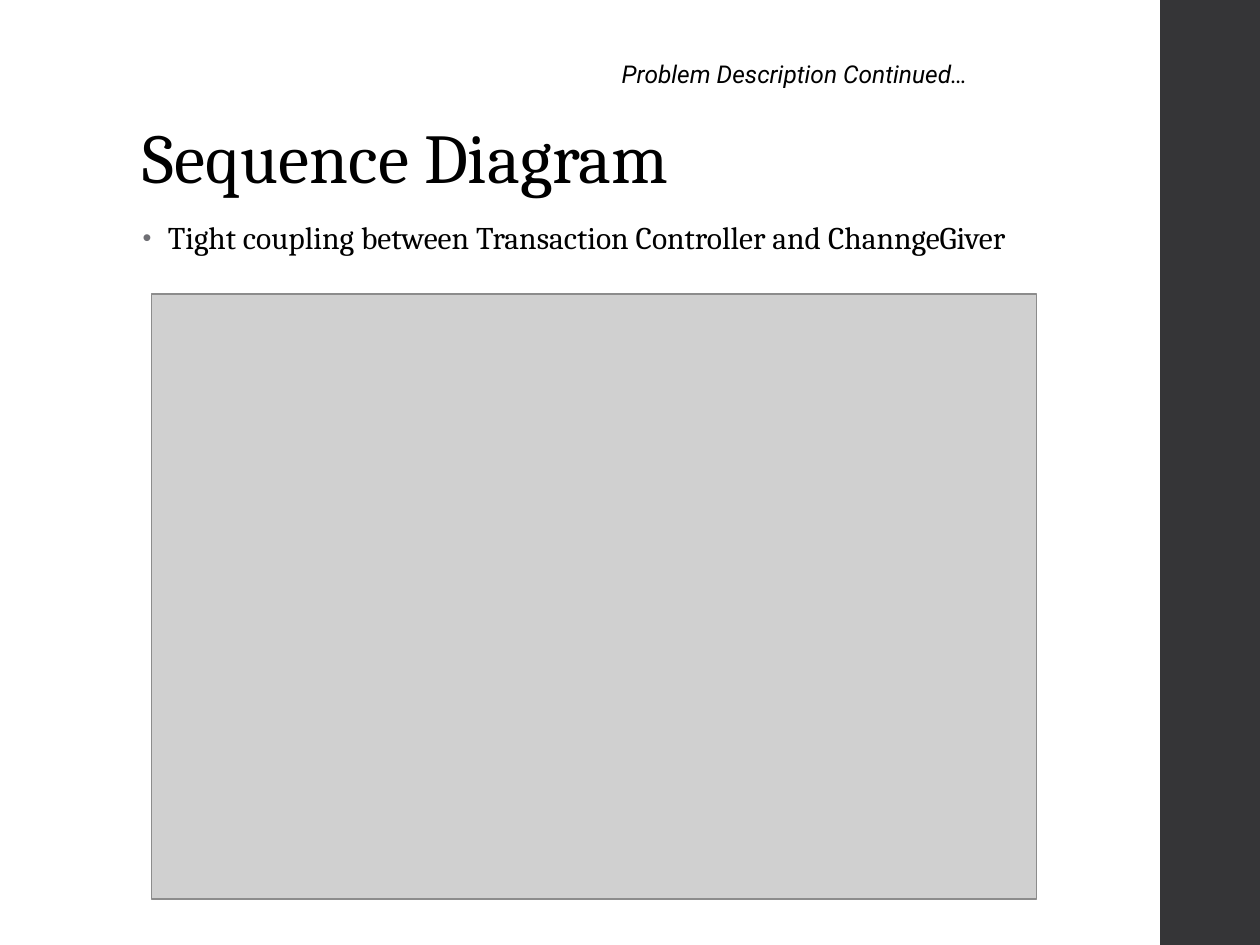
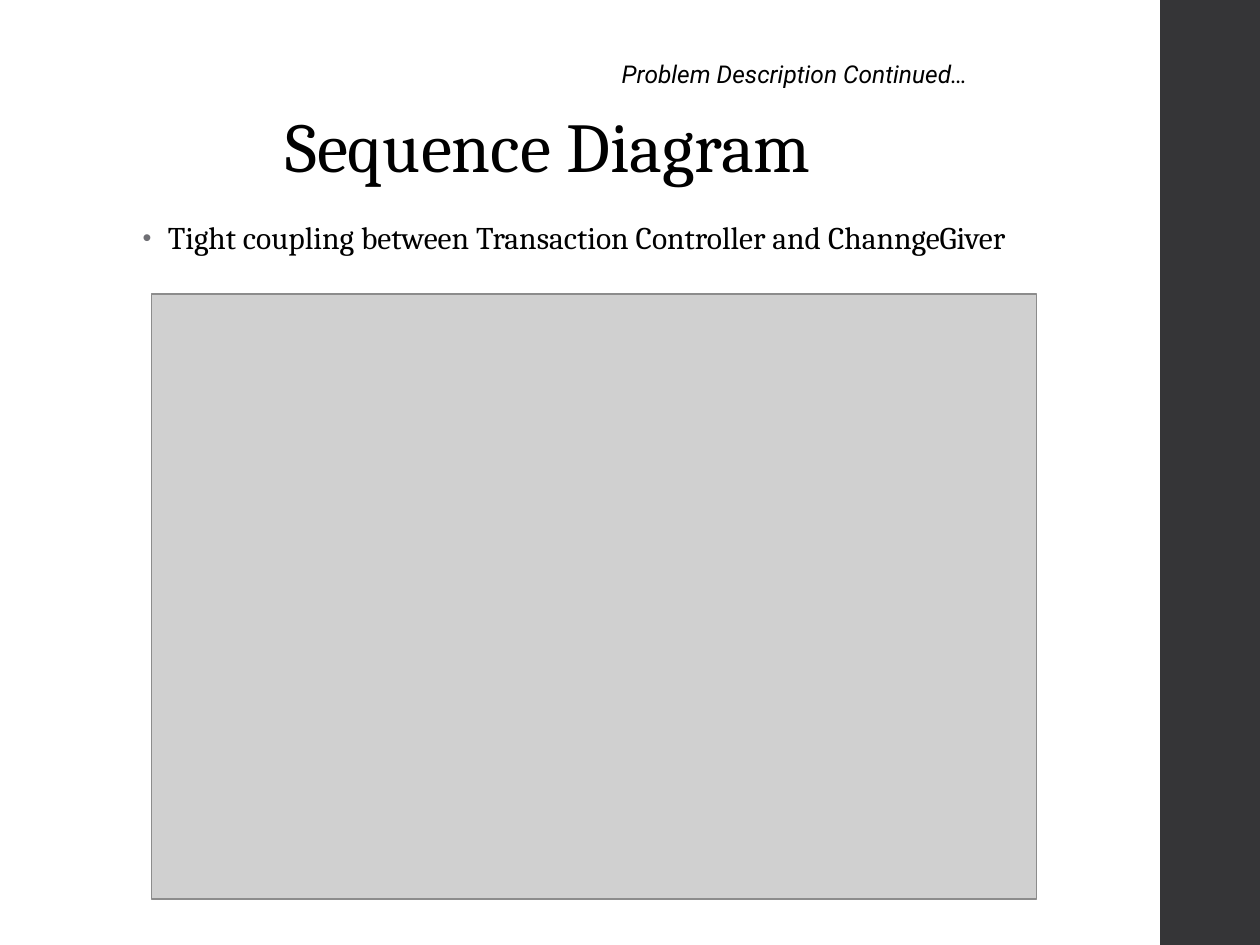
Before and after one commit to chenghao1983/VMCS_CA_PT4, a slide deck: slide 3 of PT4- Presentation - 01-09-2016.ppt. Drawn at 1260x945 pixels with LibreOffice and Linux fonts; fonts in the diff are those of the drawing; grey boxes stand for pictures. Boxes give left, top, right and bottom in pixels: in the first picture for what was removed or moved away, otherwise in the second. Text is boxed around its words. In the diff, an @@ line names an element or a change of style, - is before the commit and + after.

Commit message:
- updated layout

```diff
--- a/PT4- Presentation - 01-09-2016.ppt
+++ b/PT4- Presentation - 01-09-2016.ppt
@@ title "Sequence Diagram": place and size @@
-title "Sequence Diagram" at (143,135,668,198)
+title "Sequence Diagram" at (285,124,811,187)
```
Also in this commit, not shown: 9 other slides changed, 1 slide added, 1 slide removed.
